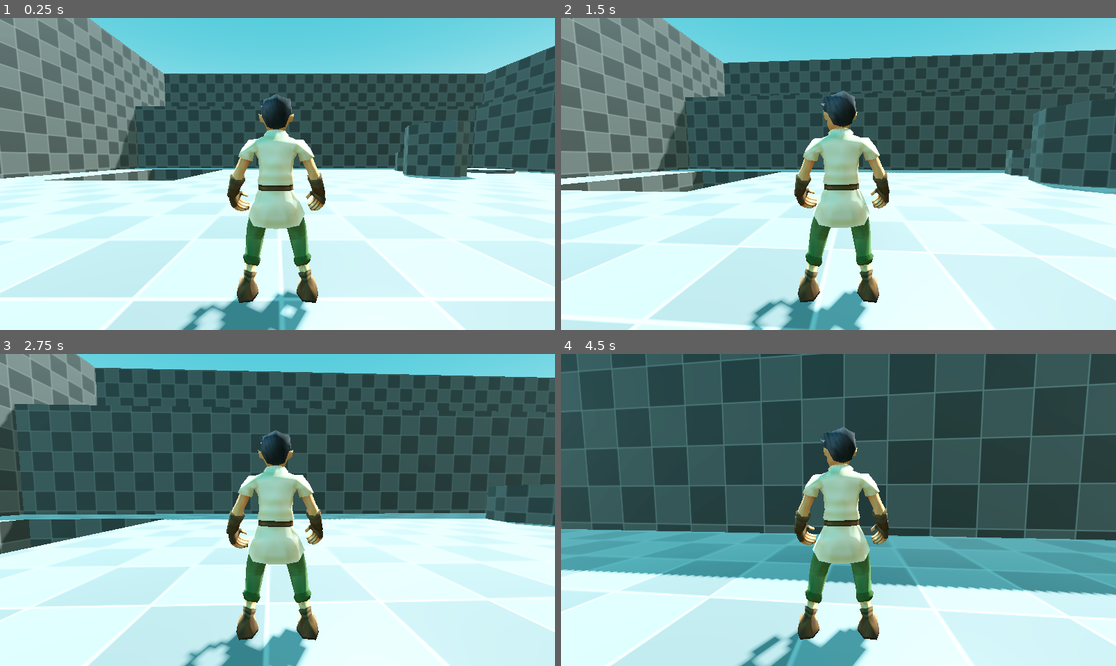
Above: before the commit, frames 1-4 (two rows, left to right).
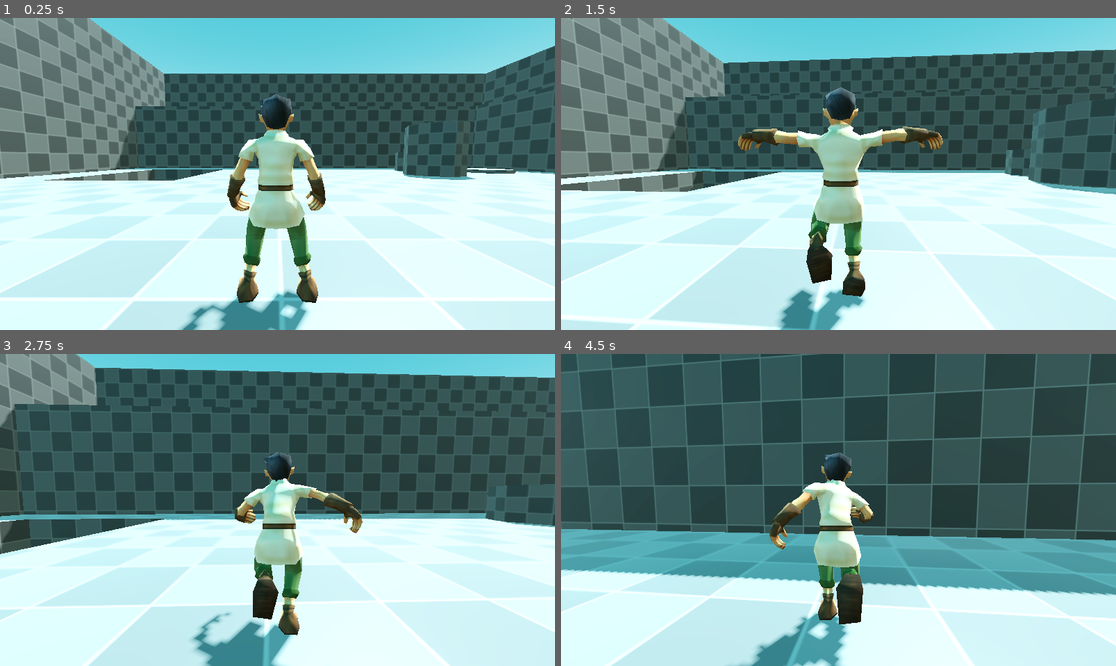
Above: after the commit, the same moments.

Repository: Amoskeag/Mage-Master
Game: Godot game, scene res://scenes/start.tscn
The game is run twice, just before and just after one commit, with the same random seed, the same clock (stepped at 60 frames per second) and the same inputs.
Inputs (mouse positions are in pixels of both pictures, inside the frame that each line leads up to):
- Up to frame 1 (0.25 s): no input
- Up to frame 2 (1.5 s): tap Enter (ui_accept) at 0.5, 0.77 s; move the mouse to (866, 174) at 0.52 s; hold W (move_forward) from 0.53 s (still down); click (866, 174) at 0.67 s; move the mouse to (810, 174) at 1.27 s
- Up to frame 3 (2.75 s): keep holding W (move_forward); tap Enter (ui_accept) at 1.52 s; move the mouse to (288, 503) at 2.02 s
- Up to frame 4 (4.5 s): keep holding W (move_forward); move the mouse to (832, 516) at 2.77 s; click (832, 516) at 2.92 s; tap Enter (ui_accept) at 3.02, 3.77 s; move the mouse to (877, 513) at 3.52 s; move the mouse to (794, 506) at 4.27 s

The runs differ from the first frame. In frame 2, 6.5% of the frame differs, in the area x 31-69%, y 22-100%; in frame 3, 7.1%; in frame 4, 7.7%, in the area x 30-60%, y 23-100%.

Commit message:
Add Simple Animations
Added simple movement animations like  falling, walking, running, and idle with blending between them.

Note, Jumping makes the fall animation snap but if you blend it, it looks weird. note for later.

Diff:
--- a/scenes/player.tscn
+++ b/scenes/player.tscn
@@ -26,37 +26,37 @@
 transform = Transform3D(-1, 0, -8.742278e-08, 0, 1, 0, 8.742278e-08, 0, -1, 0, 0, 0)
 
 [node name="Skeleton3D" parent="Mesh/HeroRig_export" index="0"]
-bones/0/position = Vector3(0.019266011, 1.0754282, 1.1906231e-05)
+bones/0/position = Vector3(-0.02506284, 1.1263235, -0.012531456)
 bones/0/rotation = Quaternion(1, 5.056924e-15, 1.0658141e-14, 6.16095e-08)
-bones/1/rotation = Quaternion(0.72837466, -0.0009660762, 0.0008508914, 0.68517786)
-bones/2/rotation = Quaternion(-0.8216728, -0.10056254, -0.060998417, 0.5576919)
-bones/3/rotation = Quaternion(0.3856036, -0.0038709652, 0.032296937, 0.92209107)
-bones/4/rotation = Quaternion(-0.22697215, -0.005327283, 0.081304744, 0.970487)
-bones/5/rotation = Quaternion(-0.8132401, 0.110372804, 0.08038564, 0.56568235)
-bones/6/rotation = Quaternion(0.36394107, 0.003908012, -0.030482516, 0.9309149)
-bones/7/rotation = Quaternion(-0.21304429, 0.008990414, -0.10577754, 0.9712582)
-bones/8/rotation = Quaternion(0.99109066, 2.9547557e-05, 1.6345577e-06, -0.13318886)
-bones/9/rotation = Quaternion(-0.06446282, 2.8165636e-07, -6.4309567e-09, 0.9979201)
-bones/10/rotation = Quaternion(-0.77400494, -0.014620449, -0.015901528, 0.63281095)
-bones/11/rotation = Quaternion(0.9804481, 0.18479852, 0.02350587, -0.06339261)
-bones/12/rotation = Quaternion(-0.30146566, 0.00677568, -0.024130713, 0.95314753)
-bones/13/rotation = Quaternion(-0.046641458, -0.110890165, 0.21614374, 0.9689221)
-bones/14/rotation = Quaternion(-0.43457532, 0.89500916, -0.07173615, 0.070404)
-bones/15/rotation = Quaternion(-0.1721431, 0.7210735, 0.19182459, 0.64313537)
-bones/16/rotation = Quaternion(-0.2176696, -0.0001069269, 0.00037533257, 0.9760225)
-bones/17/rotation = Quaternion(-0.18079056, -1.1645708e-06, -3.1288474e-07, 0.9835217)
-bones/18/rotation = Quaternion(-8.0007545e-08, -0.025844947, -2.1134604e-06, 0.99966604)
-bones/19/rotation = Quaternion(0.7206885, -0.6926366, -0.013503372, -0.026083525)
-bones/20/rotation = Quaternion(0.97932184, -0.20046708, -0.027214807, -0.0010128621)
-bones/21/rotation = Quaternion(-0.33620223, -0.0066925697, 0.026911829, 0.9413815)
-bones/22/rotation = Quaternion(-0.004530171, 0.024754353, -0.027899524, 0.9992939)
-bones/24/rotation = Quaternion(0.4345752, 0.89500934, -0.07173601, -0.07040387)
-bones/25/rotation = Quaternion(-0.17214315, -0.7210734, -0.19182467, 0.64313555)
-bones/26/rotation = Quaternion(-0.21766965, 0.00010679192, -0.0003753288, 0.9760225)
-bones/27/rotation = Quaternion(-0.18079045, 1.1404346e-06, 2.9008703e-07, 0.98352164)
-bones/28/rotation = Quaternion(2.643586e-08, -0.043401122, 2.209908e-06, 0.9990577)
-bones/29/rotation = Quaternion(0.99971575, 1.2521448e-08, -8.319377e-08, 0.023842245)
-bones/29/scale = Vector3(1, 1.0000001, 1.0000014)
+bones/1/rotation = Quaternion(0.7071068, -5.2414932e-23, -1.4705806e-22, 0.7071068)
+bones/2/rotation = Quaternion(-0.85711104, -0.07133201, -0.15941316, 0.48462343)
+bones/3/rotation = Quaternion(0.8816565, -0.0019566065, 0.07384472, 0.4660739)
+bones/4/rotation = Quaternion(-0.088041246, 0.17176513, 0.17861007, 0.9648025)
+bones/5/rotation = Quaternion(-0.8331473, 0.0036510741, 0.037444893, 0.5517701)
+bones/6/rotation = Quaternion(0.3716578, 0.003895104, -0.031128868, 0.92783964)
+bones/7/rotation = Quaternion(0.3840956, -0.044150505, -0.09765699, 0.91705203)
+bones/8/rotation = Quaternion(0.99971575, 1.6203014e-10, -1.6202642e-10, -0.023842977)
+bones/9/rotation = Quaternion(-0.06446277, 1.5975127e-07, 3.4484668e-08, 0.9979201)
+bones/10/rotation = Quaternion(-0.51605356, -0.007564948, -0.0005027593, 0.8565228)
+bones/11/rotation = Quaternion(0.63933265, 0.7590903, -0.0730435, -0.098491095)
+bones/12/rotation = Quaternion(-0.19023386, 0.0069777993, -0.015227578, 0.981596)
+bones/13/rotation = Quaternion(-0.08024188, -0.03267876, 0.019314133, 0.99605244)
+bones/14/rotation = Quaternion(-0.43457532, 0.8950093, -0.07173616, 0.070403926)
+bones/15/rotation = Quaternion(-0.17214309, 0.7210735, 0.19182459, 0.64313537)
+bones/16/rotation = Quaternion(-0.21766959, -0.00010695778, 0.00037530164, 0.9760225)
+bones/17/rotation = Quaternion(-0.18079044, -1.07698e-06, -1.9688618e-07, 0.98352164)
+bones/18/rotation = Quaternion(5.88451e-08, 0.03674369, -2.1397955e-06, 0.9993248)
+bones/19/rotation = Quaternion(0.7206885, -0.6926366, -0.013503364, -0.026083529)
+bones/20/rotation = Quaternion(0.6107806, -0.74574846, 0.14595236, -0.22249578)
+bones/21/rotation = Quaternion(-0.4386486, -0.0063835615, 0.035111852, 0.8979499)
+bones/22/rotation = Quaternion(0.044873387, 0.08720315, -0.013514468, 0.9950877)
+bones/24/rotation = Quaternion(0.43457532, 0.8950093, -0.07173598, -0.07040382)
+bones/25/rotation = Quaternion(-0.17214316, -0.7210734, -0.19182463, 0.6431355)
+bones/26/rotation = Quaternion(-0.21766958, 0.00010680168, -0.00037534404, 0.9760224)
+bones/27/rotation = Quaternion(-0.18079048, 1.070362e-06, 2.3895313e-07, 0.98352164)
+bones/28/rotation = Quaternion(-9.581207e-08, 0.020556826, 2.1635176e-06, 0.99978876)
+bones/29/rotation = Quaternion(0.99971575, 1.6202462e-10, -1.6203694e-10, 0.023842216)
+bones/29/scale = Vector3(1, 0.9999997, 1.000001)
 
 [node name="AnimationPlayer" parent="Mesh" index="1"]
 autoplay = "freehand_idle"
--- a/scripts/player.gd
+++ b/scripts/player.gd
@@ -4,7 +4,7 @@
 const SPEED = 5.0
 const JUMP_VELOCITY = 4.5
 @onready var camera: Node3D = $CameraRig/Camera3D
-
+@onready var anim_player: AnimationPlayer = $Mesh/AnimationPlayer
 
 func _physics_process(delta: float) -> void:
 	# Add the gravity.
@@ -31,6 +31,19 @@
 	move_and_slide()
 	turn_to(direction)
 
+	var current_speed := velocity.length()
+	const RUN_SPEED = 3.5
+	const BLEND_SPEED = 0.2
+
+	if not is_on_floor():
+		anim_player.play("freehand_fall")
+	if current_speed > RUN_SPEED:
+		anim_player.play("freehand_run", BLEND_SPEED)
+	elif current_speed > 0.0:
+		anim_player.play("freehand_walk", BLEND_SPEED, lerp(0.5, 1.75, current_speed / RUN_SPEED))
+	else:
+		anim_player.play("freehand_idle", BLEND_SPEED)
+
 func turn_to(direction: Vector3) -> void:
 	if direction.length() > 0:
 		var yaw := atan2(-direction.x, -direction.z)
